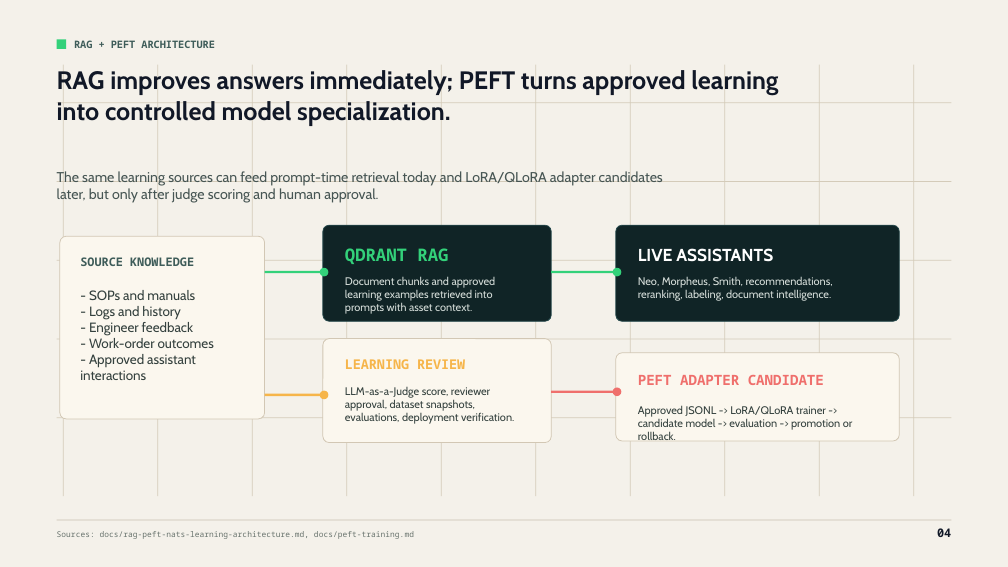
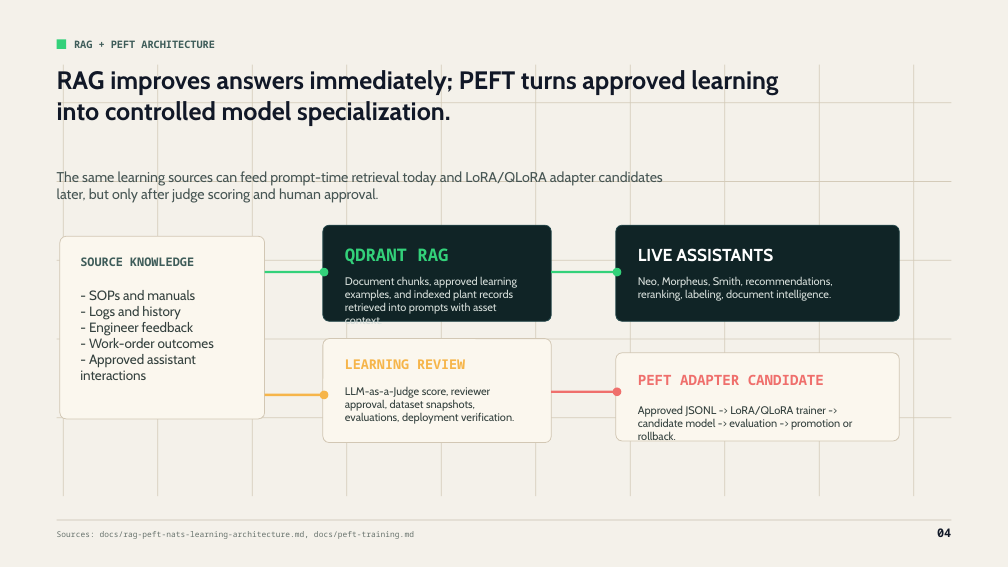
Before and after one commit to ragavendran-r/ai-powered-maintenance-wizard, a slide deck: slide 4 of docs/decks/maintenance-wizard-ai-capabilities-hackathon-objectives.pptx. Drawn at 1008x567 pixels with LibreOffice and Linux fonts; fonts in the diff are those of the drawing. Boxes give left, top, right and bottom in pixels: in the first picture for what was removed or moved away, otherwise in the second. Text is boxed around its words. In the diff, an @@ line names an element or a change of style, - is before the commit and + after.

```diff
--- a/docs/decks/maintenance-wizard-ai-capabilities-hackathon-objectives.pptx
+++ b/docs/decks/maintenance-wizard-ai-capabilities-hackathon-objectives.pptx
@@ text at <box>345,276,517,327</box>: text changed @@
-Document chunks and approved learning examples retrieved into prompts with asset context.
+Document chunks, approved learning examples, and indexed plant records retrieved into prompts with asset context.
```
Also in this commit, not shown: 4 other slides changed, 12 other files.
